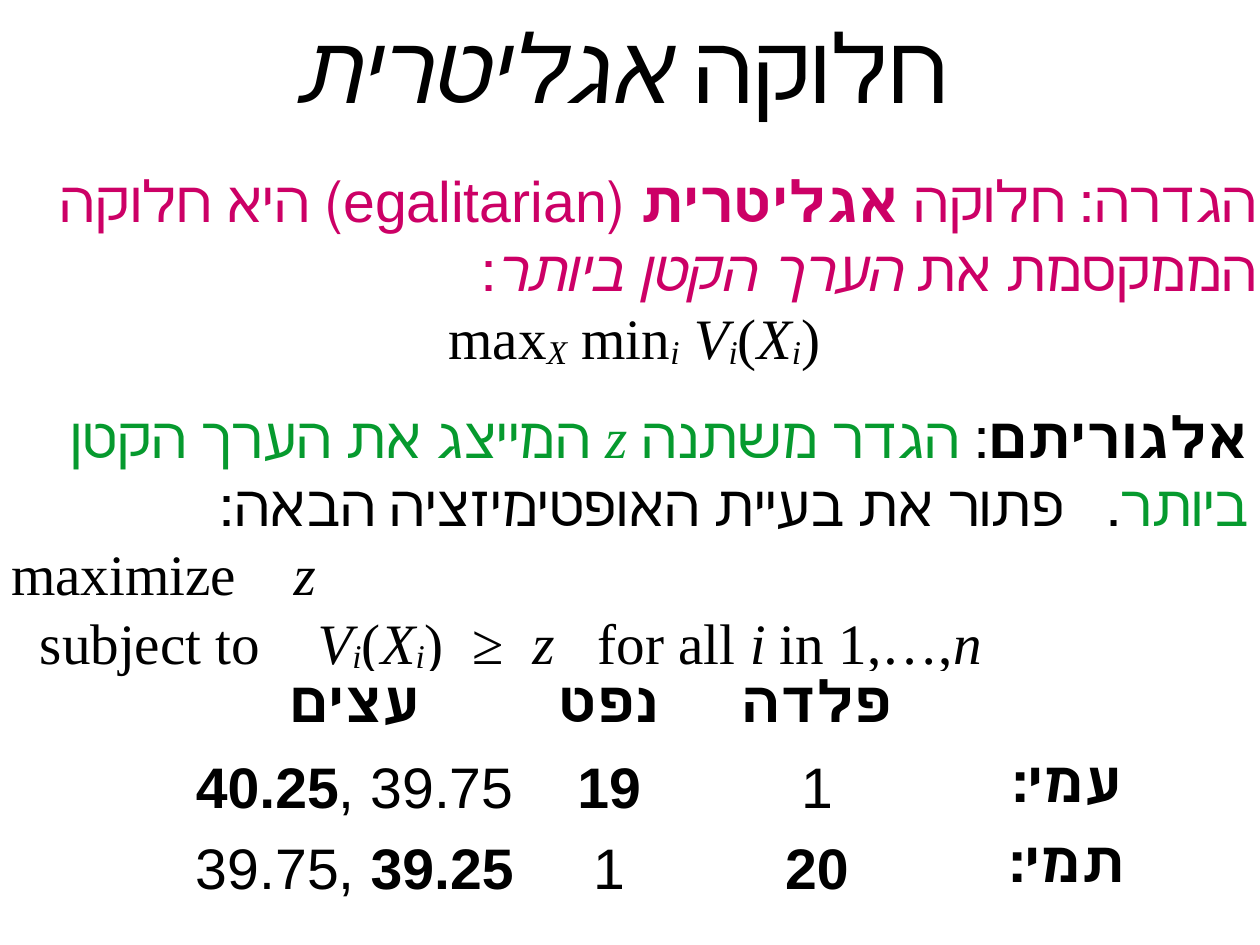
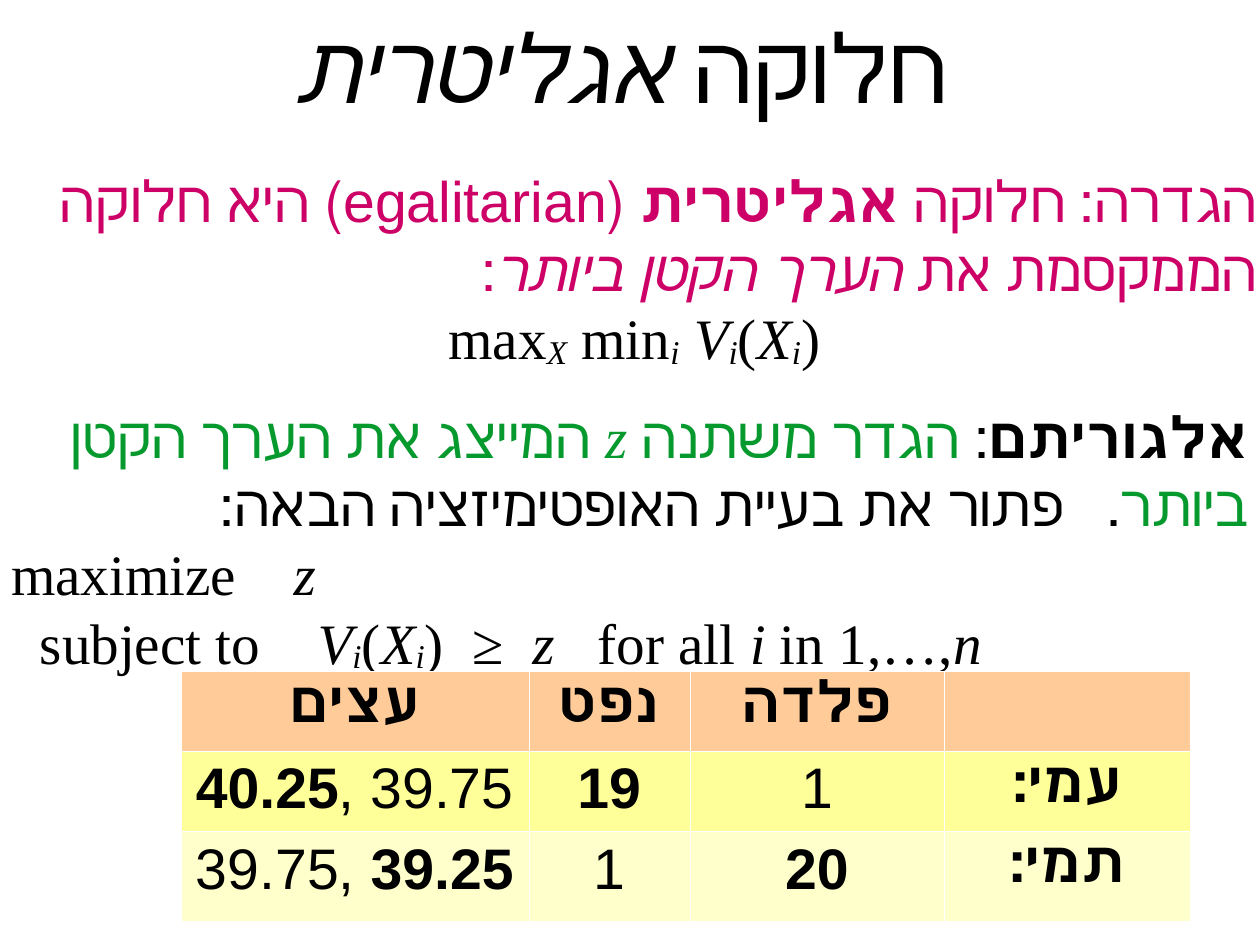
Before and after one commit to erelsgl-at-ariel/algorithms-5783, a slide deck: slide 19 of 02-pareto-efficiency/slides-leximin.odp (slide 18 before the commit). Drawn at 1260x945 pixels with LibreOffice and Linux fonts; fonts in the diff are those of the drawing. Boxes give left, top, right and bottom in pixels: in the first picture for what was removed or moved away, otherwise in the second. Text is boxed around its words. In the diff, an @@ line names an element or a change of style, - is before the commit and + after.

```diff
--- a/02-pareto-efficiency/slides-leximin.odp
+++ b/02-pareto-efficiency/slides-leximin.odp
@@ table at (x1=181, y1=671, x2=1191, y2=918) @@
@@ fill #FFFFFF to #FFCC99 in row 1 @@
@@ fill #FFFFFF to #FFFF99 in row 2 @@
@@ fill #FFFFFF to #FFFFCC in row 3 @@
@@ borders changed @@
```
Also in this commit, not shown: 8 other slides changed, 1 slide added, 2 other files.
